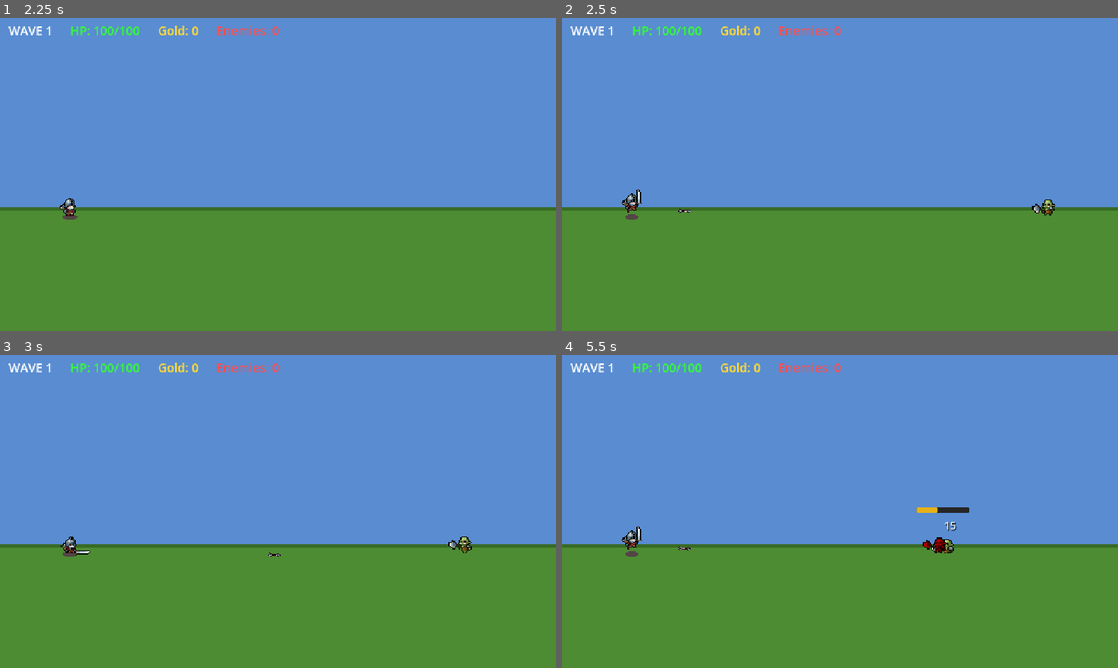
Above: before the commit, frames 1-4 (two rows, left to right).
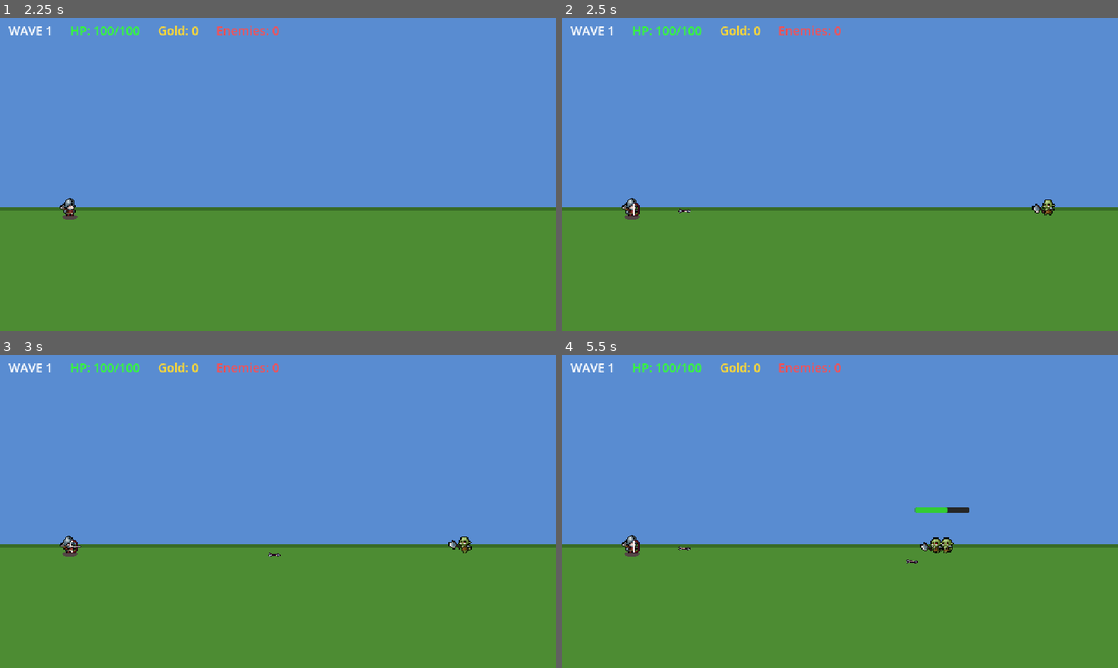
Above: after the commit, the same moments.

Repository: Amerta1090/Tiny-Arena
Game: Godot game, scene res://scenes/main_menu.tscn
Two runs of this game, one before a commit and one after it. Both use one fixed random seed, a clock stepped at 60 frames per second and the inputs below.
Inputs:
- Up to frame 1 (2.25 s): click "NEW GAME" at 0.5 s; tap Enter at 1.25 s; tap Space at 2 s
- Up to frame 2 (2.5 s): no input
- Up to frame 3 (3 s): no input
- Up to frame 4 (5.5 s): no input

Frame 1 is identical in both runs. In frame 2, 0.2% of the frame differs, in the area x 10-15%, y 54-65%; in frame 3, 0.1%; in frame 4, 0.6%, in the area x 10-72%, y 48-67%.

Commit message:
Fix soldier bow animation (use Attack03), reduce arrow hit radius

Diff:
--- a/resources/unit_data/soldier_data.tres
+++ b/resources/unit_data/soldier_data.tres
@@ -24,9 +24,9 @@
 xp_reward = 0
 idle_sheet = ExtResource("2")
 walk_sheet = ExtResource("3")
-attack_sheet = ExtResource("5")
+attack_sheet = ExtResource("6")
 attack2_sheet = ExtResource("4")
-attack3_sheet = ExtResource("6")
+attack3_sheet = ExtResource("5")
 hurt_sheet = ExtResource("7")
 death_sheet = ExtResource("8")
 frame_width = 100
--- a/scripts/combat/arrow.gd
+++ b/scripts/combat/arrow.gd
@@ -33,7 +33,7 @@
 	for enemy_node in enemies:
 		if enemy_node is Unit and not enemy_node.is_dead and enemy_node not in hits:
 			var dist: float = global_position.distance_to(enemy_node.global_position)
-			if dist < 40.0:
+			if dist < 20.0:
 				hits.append(enemy_node)
 				enemy_node.take_damage(damage)
 				if apply_poison:
